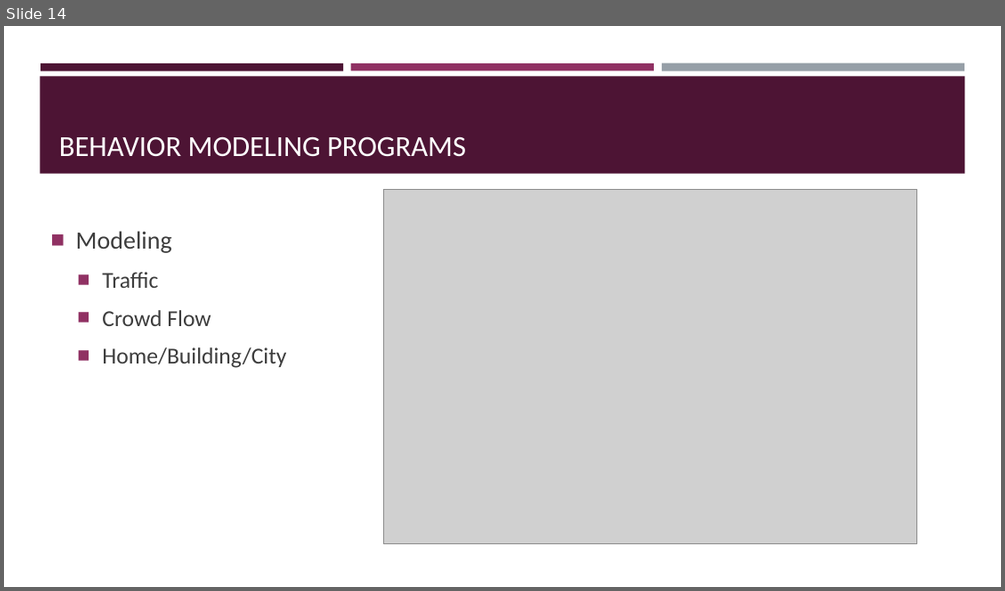
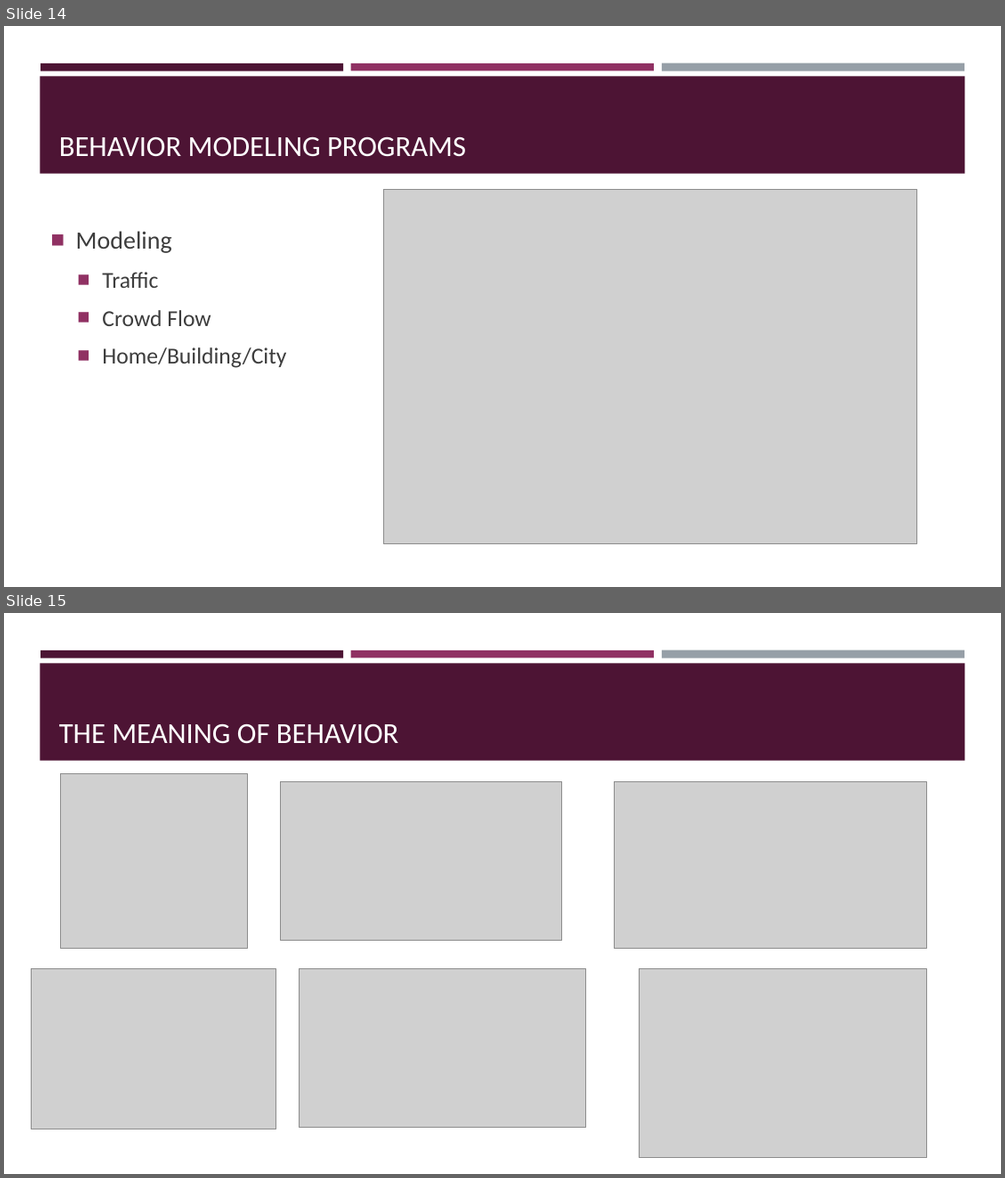
Before and after one commit to BeiyuLinCS/beiyulin.github.io, a slide deck: teach/spring_21/behavior_modeling/week2_research_method.pptx. Shown one above the other, each under a label of ours: slide 14 before the commit, slides 14 and 15 after it. The pictures are 1005x591 and 1005x1178 pixels, drawn with LibreOffice and Linux fonts; fonts in the diff are those of the drawing; grey boxes stand for pictures. Boxes give left, top, right and bottom in pixels: in the first picture for what was removed or moved away, otherwise in the second. Text is boxed around its words. In the diff, an @@ line names an element or a change of style, - is before the commit and + after.

```diff
--- a/teach/spring_21/behavior_modeling/week2_research_method.pptx
+++ b/teach/spring_21/behavior_modeling/week2_research_method.pptx
@@ slide 15 added at (4, 613, 1001, 1174), background #FFFFFF; not listed: 4 template elements that a slide beside it also shows @@
@@ title added at (59, 723, 399, 744), 28 pt, text #FFFFFF @@
+THE MEANING OF BEHAVIOR
@@ picture added at (60, 774, 247, 949) @@
@@ picture added at (280, 781, 562, 940) @@
@@ picture added at (615, 782, 927, 948) @@
@@ picture added at (32, 968, 276, 1129) @@
@@ picture added at (299, 968, 586, 1127) @@
@@ picture added at (639, 968, 927, 1158) @@
```
Also in this commit, not shown: 2 slides changed, 39 other slides added, 1 slide removed, 1 other file.
